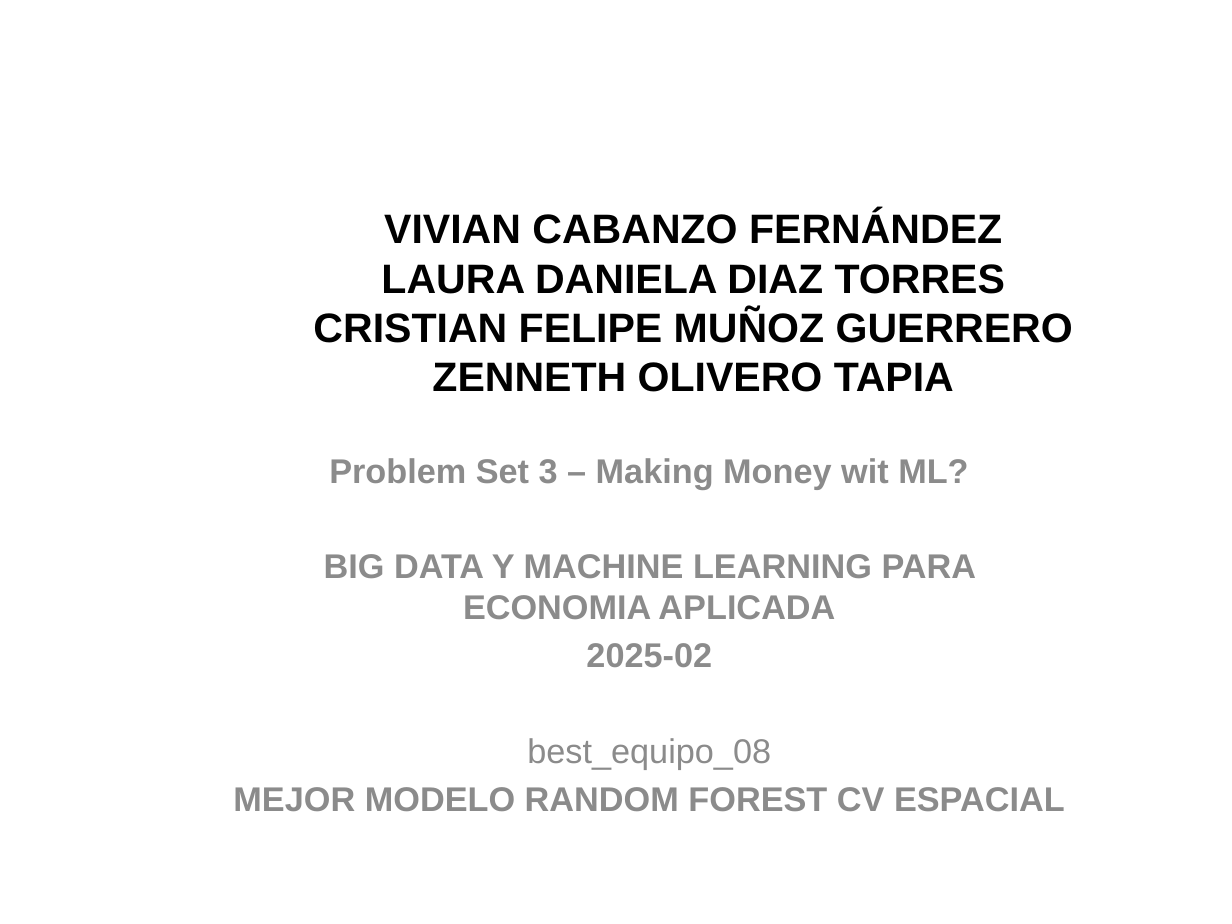
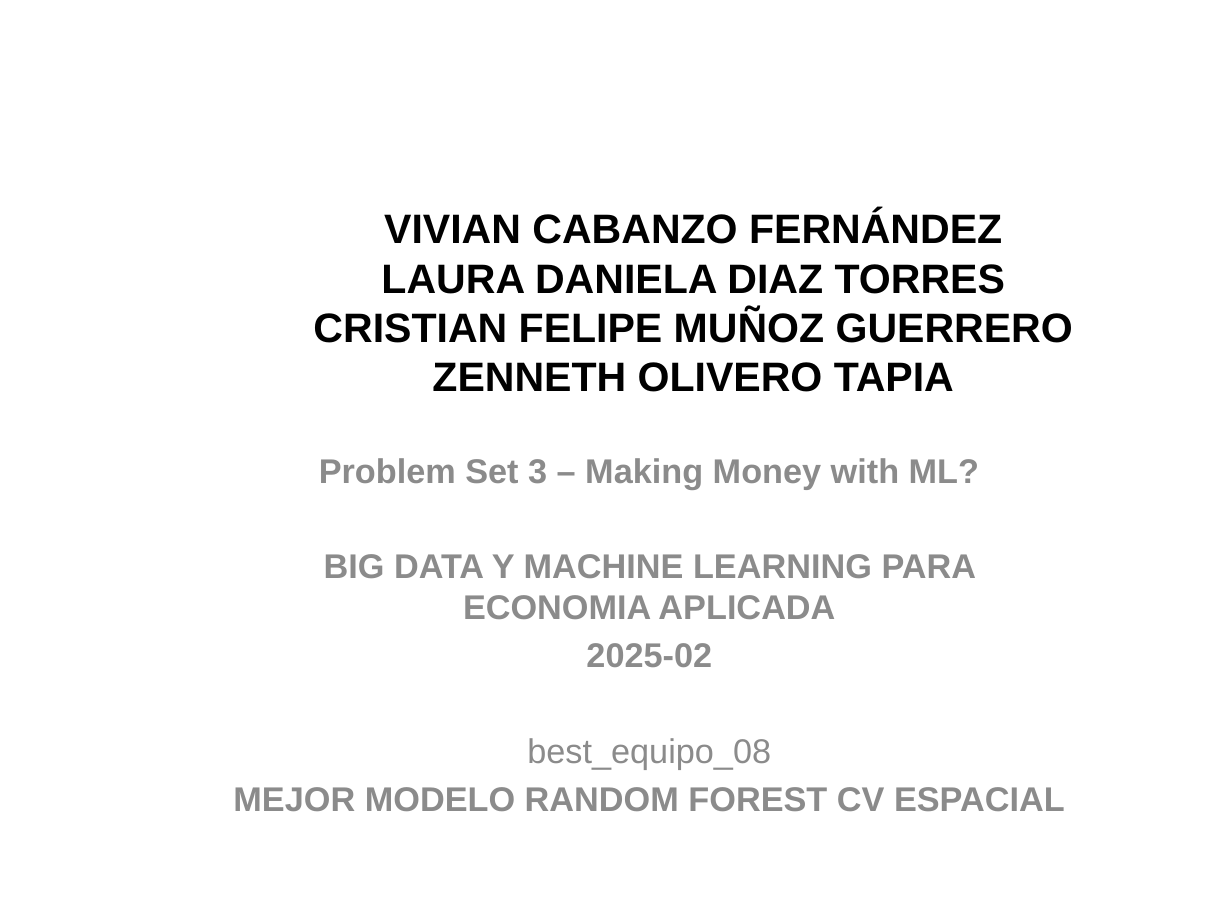
Before and after one commit to zoliverot/Taller3_Making-Money-with-ML, a slide deck: slide 1 of reports/slides/best_equipo_08.pptx. Drawn at 1232x924 pixels with LibreOffice and Linux fonts; fonts in the diff are those of the drawing; background and template pictures are left out. Boxes give left, top, right and bottom in pixels: in the first picture for what was removed or moved away, otherwise in the second. Text is boxed around its words. In the diff, an @@ line names an element or a change of style, - is before the commit and + after.

```diff
--- a/reports/slides/best_equipo_08.pptx
+++ b/reports/slides/best_equipo_08.pptx
@@ subtitle at [319, 458, 979, 489]: text changed @@
-Problem Set 3 – Making Money wit ML?
+Problem Set 3 – Making Money with ML?
```
